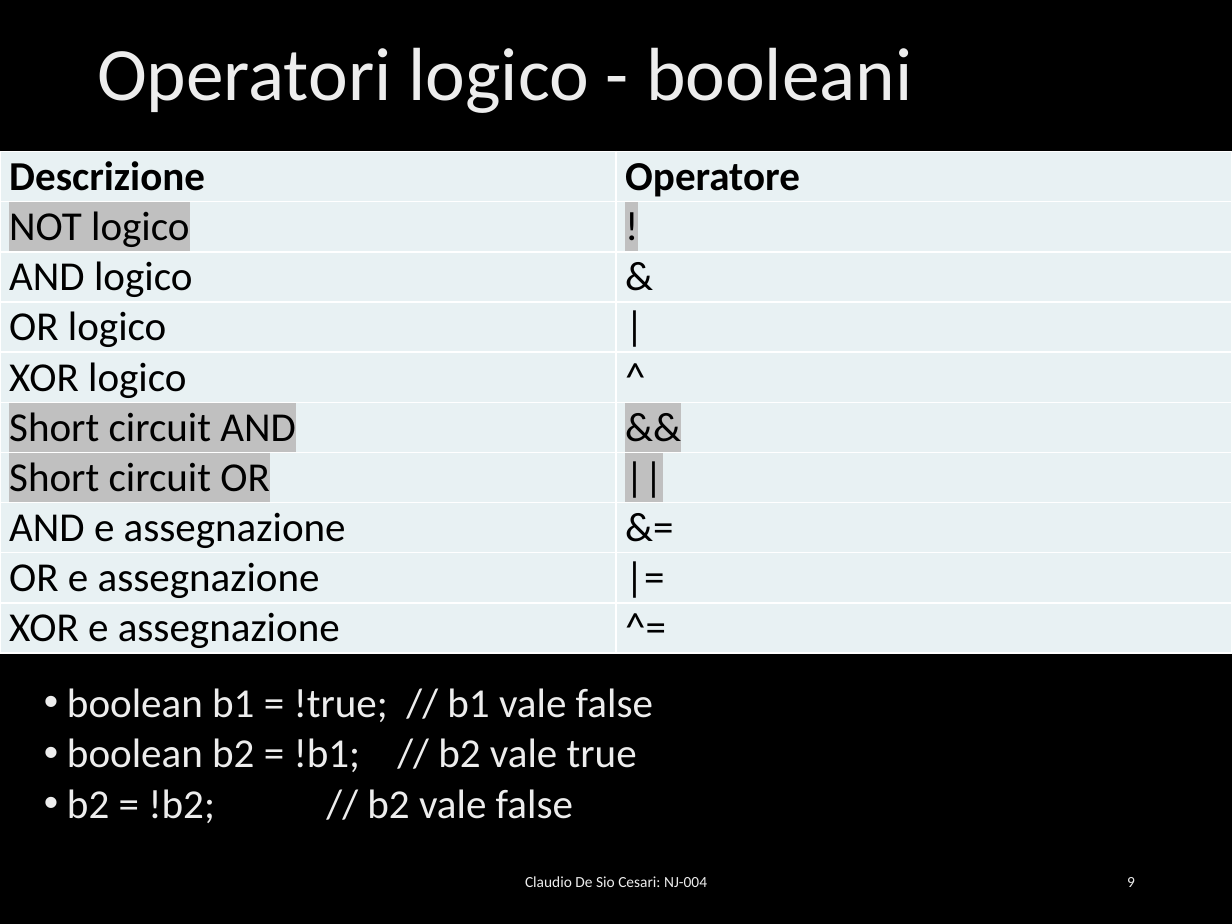
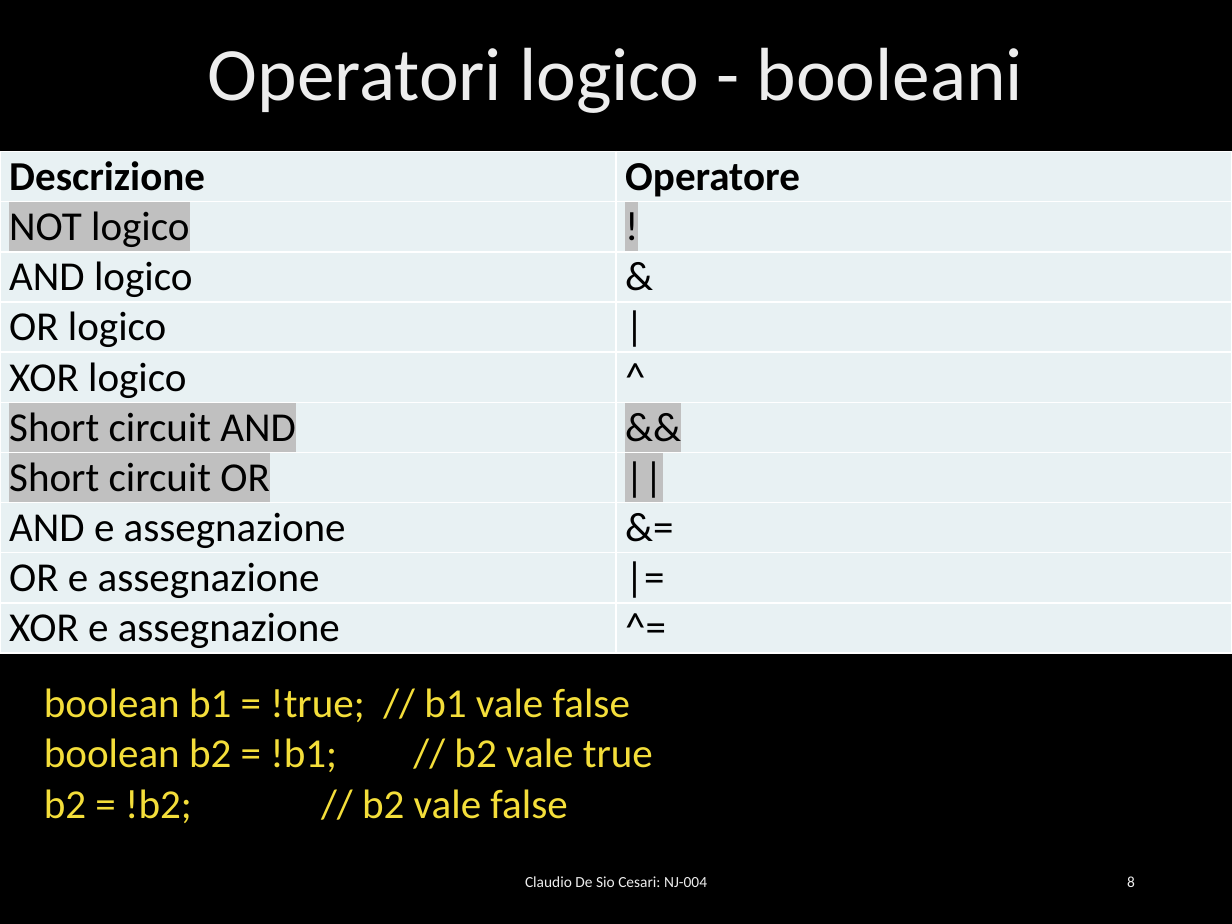
Before and after one commit to desioc/IlNuovoJavaSlides, a slide deck: slide 8 of NJ-004 - Operatori e gestione del flusso di esecuzione.pptx (slide 9 before the commit). Drawn at 1232x924 pixels with LibreOffice and Linux fonts; fonts in the diff are those of the drawing; background and template pictures are left out. Boxes give left, top, right and bottom in pixels: in the first picture for what was removed or moved away, otherwise in the second. Text is boxed around its words. In the diff, an @@ line names an element or a change of style, - is before the commit and + after.

```diff
--- a/NJ-004 - Operatori e gestione del flusso di esecuzione.pptx
+++ b/NJ-004 - Operatori e gestione del flusso di esecuzione.pptx
@@ title "Operatori logico - booleani" at [208,47,1023,113]: alignment left to centre @@
@@ text "boolean b1 = !true; // ..." at [44,688,653,823]: text colour gradient #BFBFBF to #EDEDED to #FFFFFF to #F4DE3A; bullet • to none @@
@@ page number at [1127,876,1135,887]: text changed @@
-9
+8
```
Also in this commit, not shown: 30 other slides changed, 3 slides removed, 3 other files.
